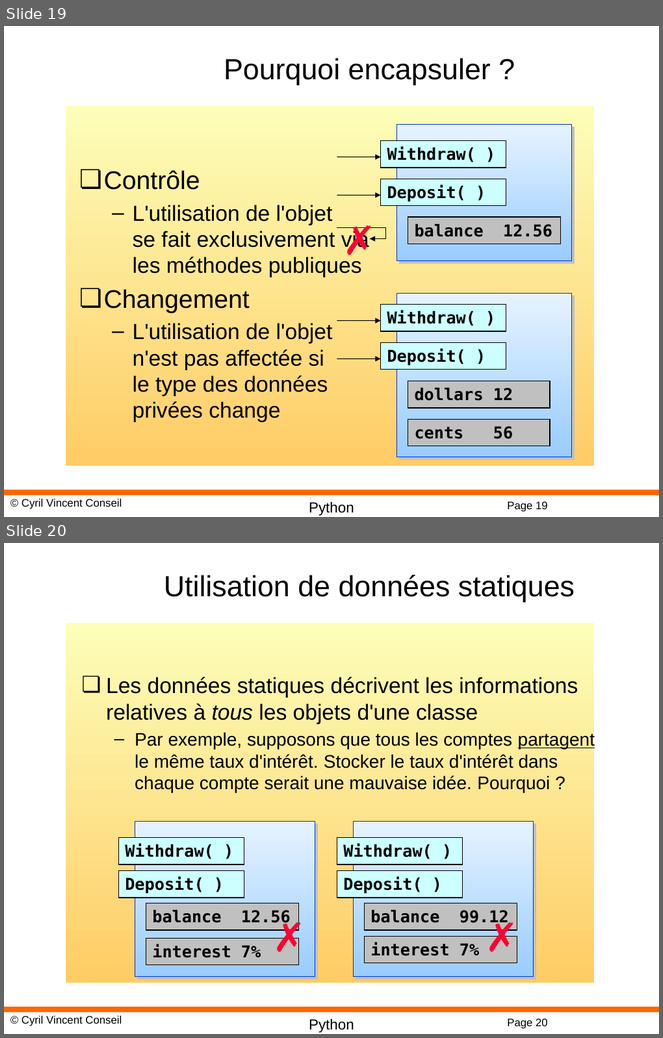
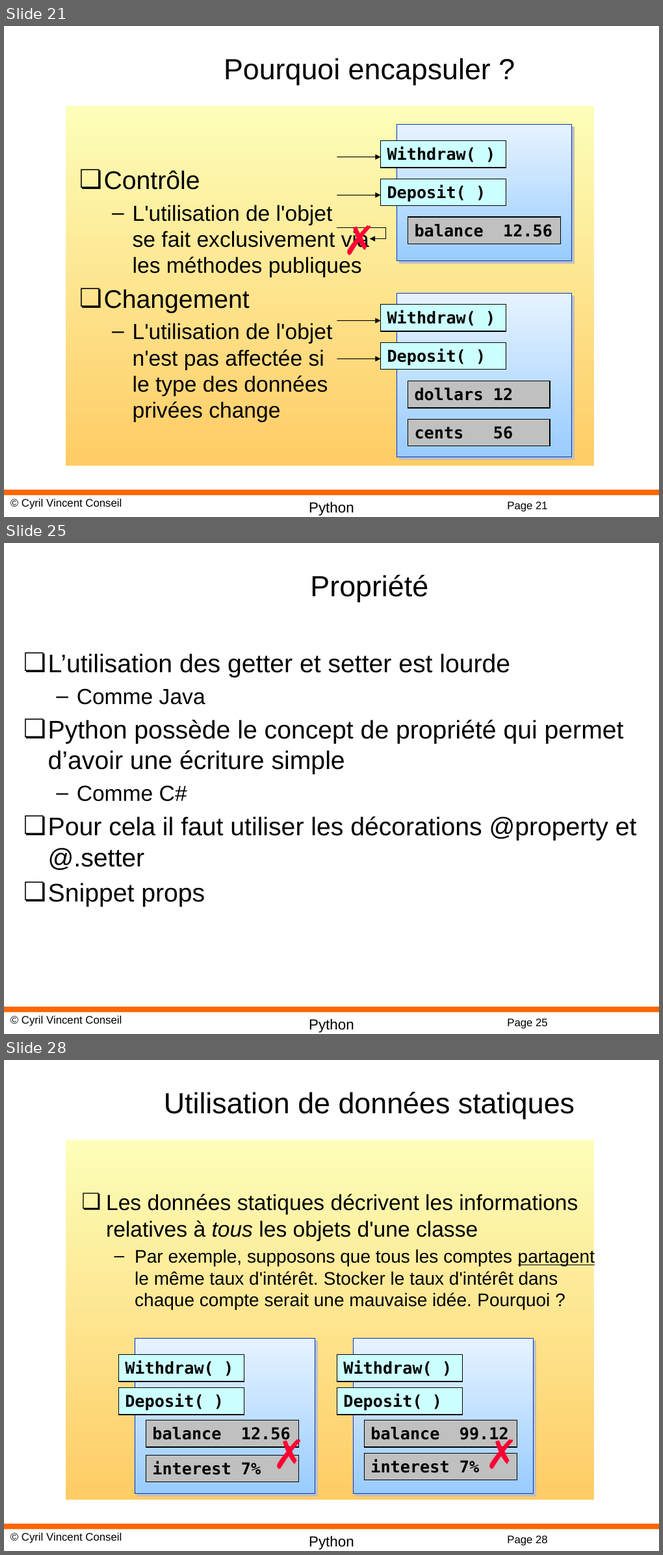
Before and after one commit to cyrilvincent/python, a slide deck: ppt/Python08-OO.pptx. Shown one above the other, each under a label of ours: slides 19 and 20 before the commit, slides 21, 25 and 28 after it; the slides between them are not shown. The pictures are 663x1038 and 663x1555 pixels, drawn with LibreOffice and Linux fonts; fonts in the diff are those of the drawing; background and template pictures are left out. Boxes give left, top, right and bottom in pixels: in the first picture for what was removed or moved away, otherwise in the second. Text is boxed around its words. In the diff, an @@ line names an element or a change of style, - is before the commit and + after.

```diff
--- a/ppt/Python08-OO.pptx
+++ b/ppt/Python08-OO.pptx
@@ slide 25 added at (4, 543, 659, 1034), background #FFFFFF; not listed: 4 template elements that a slide beside it also shows @@
@@ title added at (310, 575, 428, 602), 32 pt, text #000000 @@
+Propriété
@@ text added at (48, 653, 637, 907), 28 pt, text #000000 @@
+❏ L’utilisation des getter et setter est lourde
+  – Comme Java
+❏ Python possède le concept de propriété qui permet d’avoir une écriture simple
+  – Comme C#
+❏ Pour cela il faut utiliser les décorations @property et @.setter
+❏ Snippet props
@@ what was slide 19 is now slide 21 @@
@@ page number at (507, 502, 548, 512): text changed @@
-Page 19
+Page 21
@@ what was slide 20 is now slide 28 @@
@@ page number at (507, 1536, 548, 1546): text changed @@
-Page 20
+Page 28
```
Also in this commit, not shown: 3 slides changed, 10 other slides added, 51 other files.
